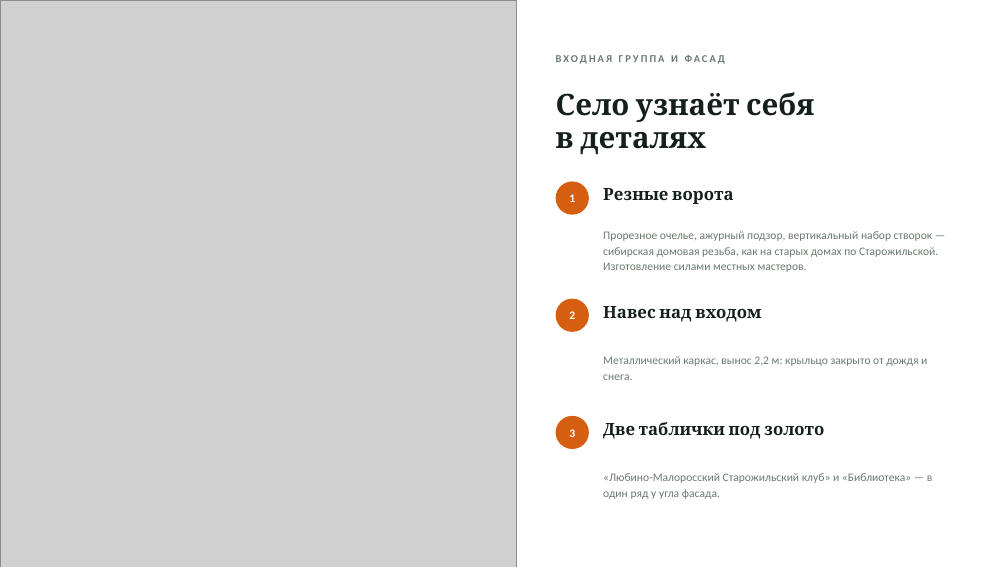
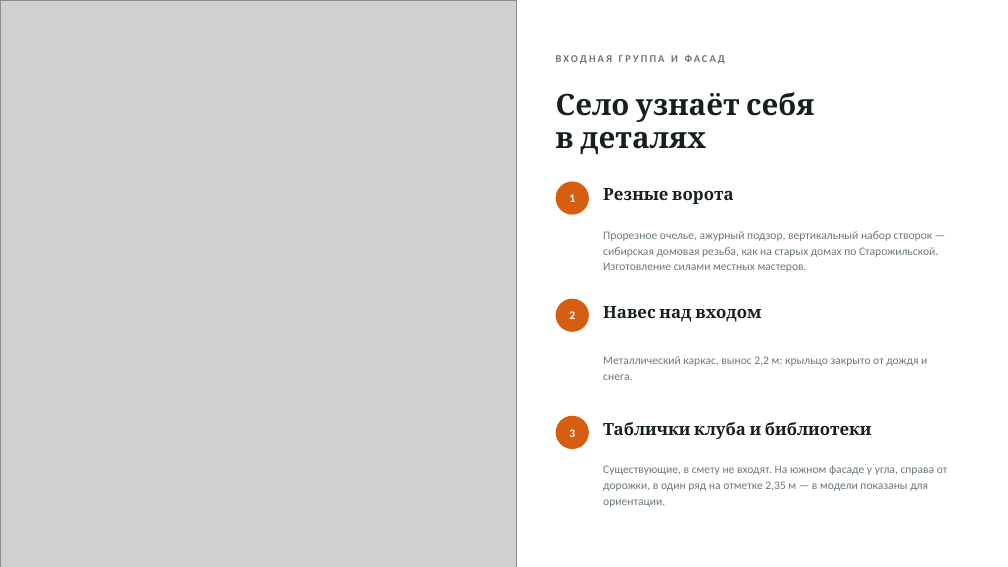
Before and after one commit to hobuchenie11-create/my-project, a slide deck: slide 7 of polyanka-prezentaciya.pptx. Drawn at 1008x567 pixels with LibreOffice and Linux fonts; fonts in the diff are those of the drawing; grey boxes stand for pictures. Boxes give left, top, right and bottom in pixels: in the first picture for what was removed or moved away, otherwise in the second. Text is boxed around its words. In the diff, an @@ line names an element or a change of style, - is before the commit and + after.

```diff
--- a/polyanka-prezentaciya.pptx
+++ b/polyanka-prezentaciya.pptx
@@ text at [603, 422, 871, 439]: text changed @@
-Две таблички под золото
+Таблички клуба и библиотеки
@@ text at [603, 465, 947, 507]: text changed @@
-«Любино-Малоросский Старожильский клуб» и «Библиотека» — в один ряд у угла фасада.
+Существующие, в смету не входят. На южном фасаде у угла, справа от дорожки, в один ряд на отметке 2,35 м — в модели показаны для ориентации.
```
Also in this commit, not shown: 4 other slides changed, 3 other files.
